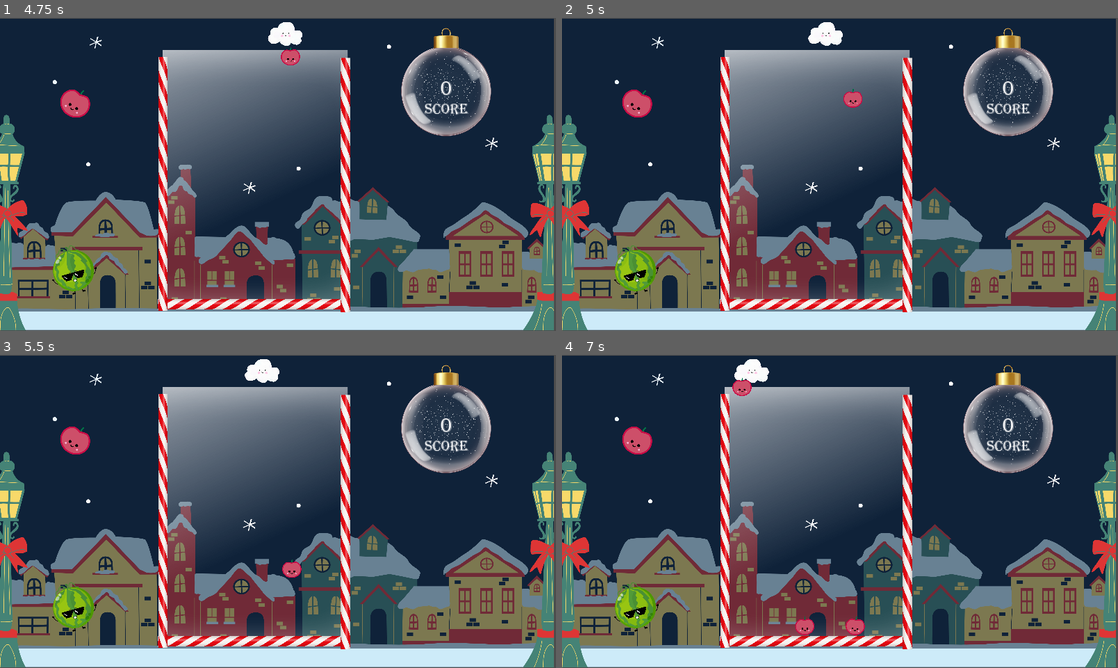
Above: before the commit, frames 1-4 (two rows, left to right).
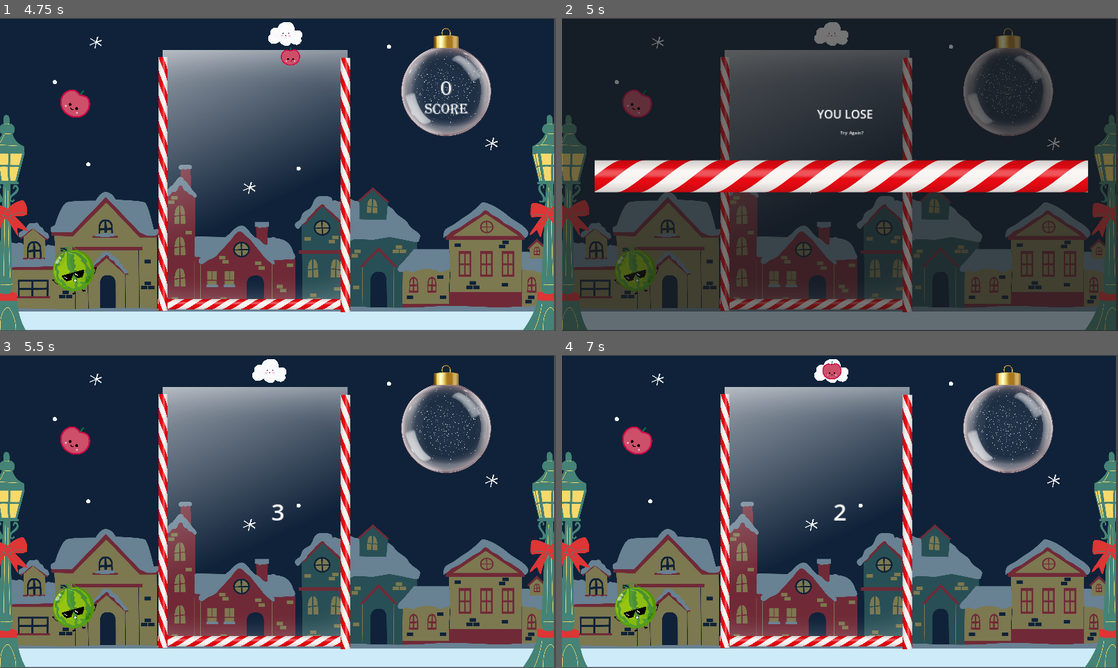
Above: after the commit, the same moments.

Repository: JackFromSchool/SuikaGameBetterEdition
Game: Godot game, scene res://scenes/main.tscn
The game is run twice, just before and just after one commit, with the same random seed, the same clock (stepped at 60 frames per second) and the same inputs.
Inputs (mouse positions are in pixels of both pictures, inside the frame that each line leads up to):
- Up to frame 1 (4.75 s): click "START" at 0.5 s; tap Enter at 1.25, 2.75 s; hold Right (right) 1.28-2.03 s; hold Down (drop) 1.28-2.03 s; tap Space at 2, 3.5 s; hold Left (left) 2.03-2.78 s; tap Down (drop) at 2.1, 3.6 s; hold Down (drop) 2.78-3.53 s; hold Right (right) 2.78-4.28 s; hold Left (left) from 4.28 s (still down); hold Down (drop) from 4.28 s (still down)
- Up to frame 2 (5 s): keep holding Left (left); keep holding Down (drop); tap Escape (escape_shortcut) at 4.9 s
- Up to frame 3 (5.5 s): release Left (left) at 5 s; release Down (drop) at 5 s; click (289, 514) at 5 s, where only the run after the commit has a clickable "START"
- Up to frame 4 (7 s): hold Left (left) from 5.78 s (still down); tap Down (drop) at 5.85 s; hold Down (drop) from 6.53 s (still down)

Frame 1 is identical in both runs. In frame 2, 64% of the frame differs, in the area x 0-100%, y 0-100%; in frame 3, 0.7%; in frame 4, 1.4%.

Commit message:
Fixed Score

Diff:
--- a/project.godot
+++ b/project.godot
@@ -10,9 +10,10 @@
 
 [application]
 
-config/name="Suika Game"
+config/name="Suika Game New Years Edition"
 run/main_scene="res://scenes/main.tscn"
 config/features=PackedStringArray("4.2", "Forward Plus")
+config/icon="res://assets/images/fruits/1.png"
 
 [display]
 
--- a/scripts/main.gd
+++ b/scripts/main.gd
@@ -11,9 +11,13 @@
 	pass
 
 func _process(delta):
+	if Input.is_action_pressed("escape_shortcut"):
+		gameOver = true
 	if gameOver:
 		$Player.end()
 		$UI.game_over()
+		score = 0
+		$UI.update_score(score)
 		for node in get_children():
 			if node.get_groups().has("SpawnedFruit"):
 				node.queue_free()
